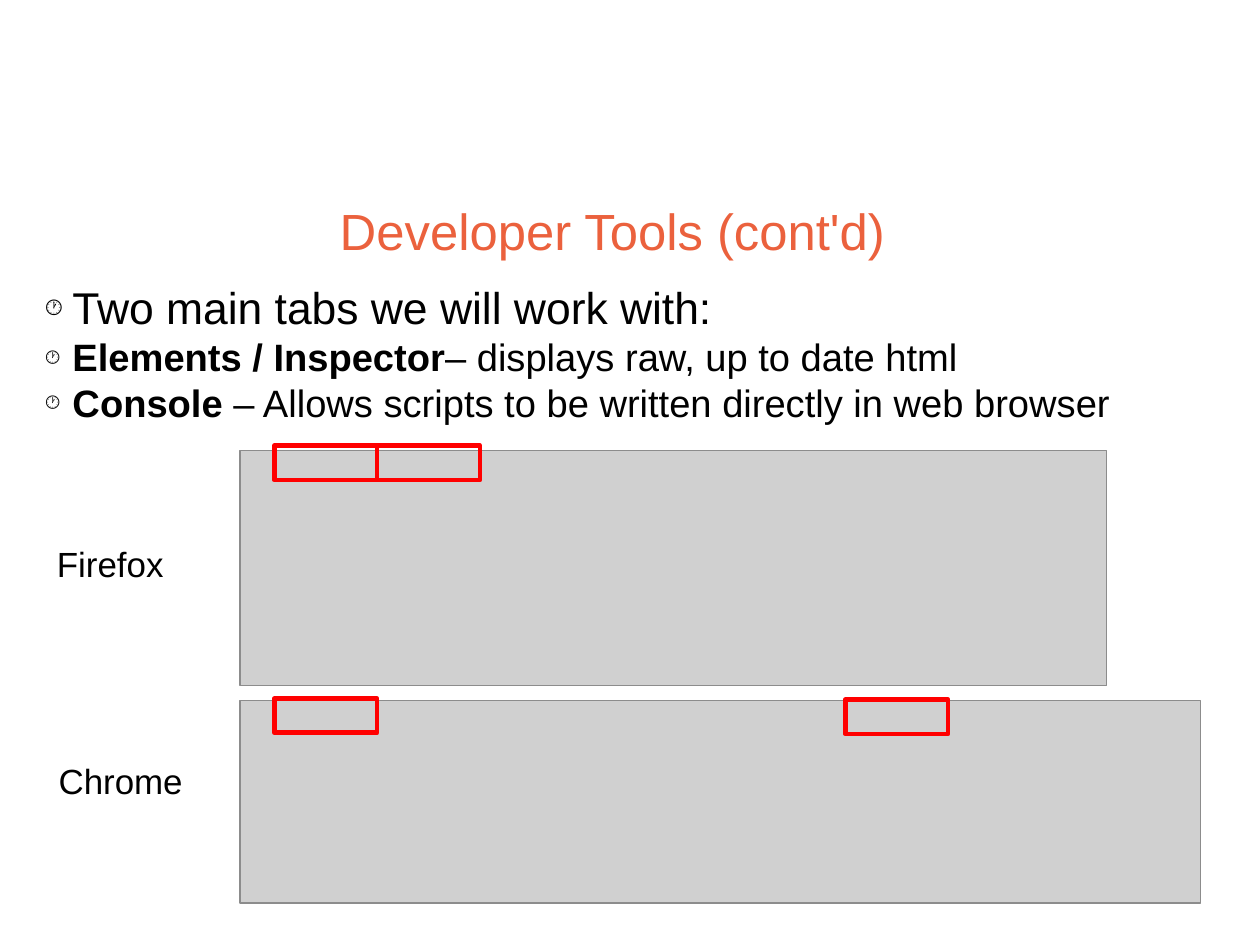
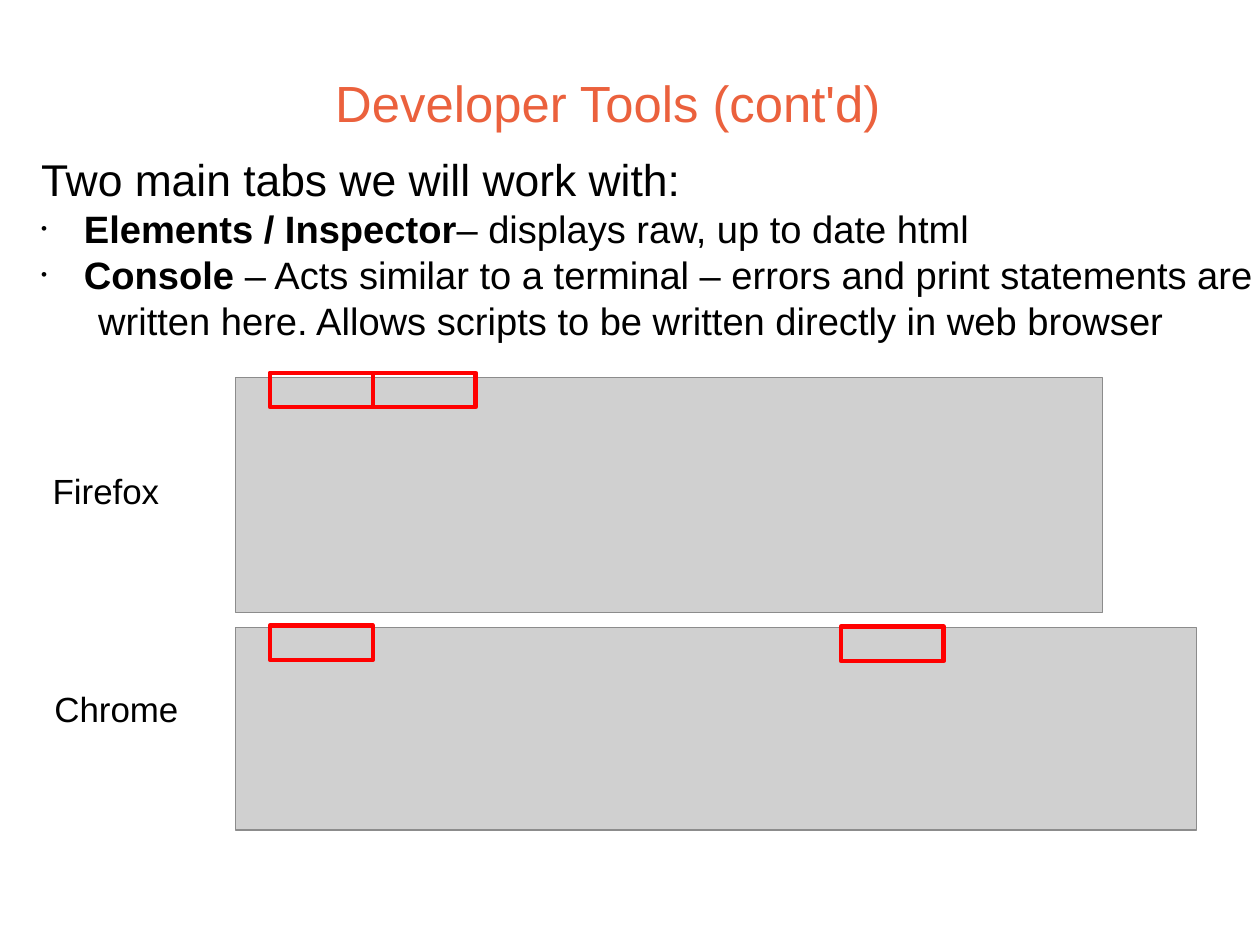
Before and after one commit to ChristianWeeks/d3-LessonPlan, a slide deck: slide 10 of Powerpoint/D3WorkshopCaweeks.pptx (slide 8 before the commit). Drawn at 1260x945 pixels with LibreOffice and Linux fonts; fonts in the diff are those of the drawing; grey boxes stand for pictures. Boxes give left, top, right and bottom in pixels: in the first picture for what was removed or moved away, otherwise in the second. Text is boxed around its words. In the diff, an @@ line names an element or a change of style, - is before the commit and + after.

```diff
--- a/Powerpoint/D3WorkshopCaweeks.pptx
+++ b/Powerpoint/D3WorkshopCaweeks.pptx
@@ text "Developer Tools (cont'd)": place and size @@
-text "Developer Tools (cont'd)" at box(340, 213, 885, 260)
+text "Developer Tools (cont'd)" at box(335, 85, 881, 133)
@@ text "Two main tabs we will ...": place and size @@
-text "Two main tabs we will ..." at box(72, 291, 1110, 425)
+text "Two main tabs we will ..." at box(41, 163, 1252, 343)
@@ text at box(41, 163, 969, 251): bullet 🕐 to none; bullet 🕐 to • @@
@@ text at box(84, 261, 1252, 343): text changed @@
-🕐 Console – Allows scripts to be written directly in web browser
+• Console – Acts similar to a terminal – errors and print statements are
+  written here. Allows scripts to be written directly in web browser
@@ 4 rectangles, 2 pictures, 2 texts: place and size @@
-4 rectangles, 2 pictures, 2 texts at box(57, 446, 1201, 903)
+4 rectangles, 2 pictures, 2 texts at box(53, 373, 1196, 830)
```
Also in this commit, not shown: 6 other slides changed, 3 slides added, 5 slides removed, 10 other files.
